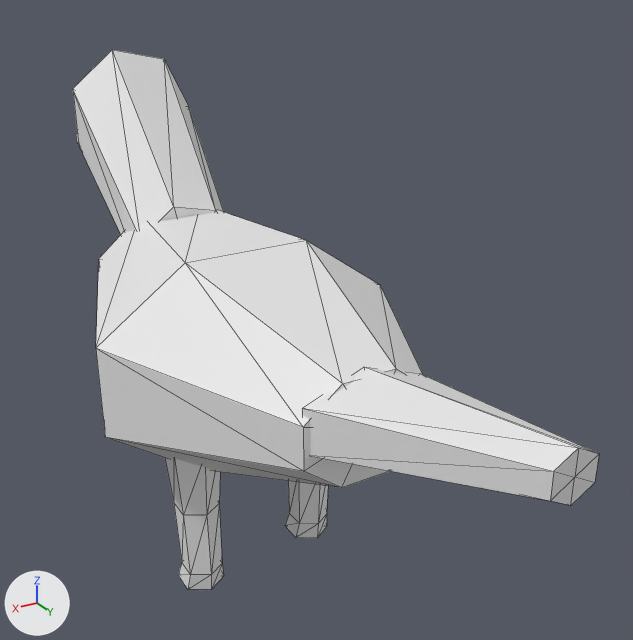
Renders of the OBJ model data/animals/pato/eat/5.obj from each side of a commit.
Before and after are seen from a camera (50 mm lens) standing at (0.339, 0.686, 0.596) and looking at (-0.068, 0.008, 0.257). The lights are fixed; the arrows at lower left show +X, +Y and +Z. The picture after the commit comes second. Mesh edges are drawn as thin lines. Where no turn or scale is listed for an object, it has been applied to the vertices.

Objects in the first picture: 'pato_eat_5'.
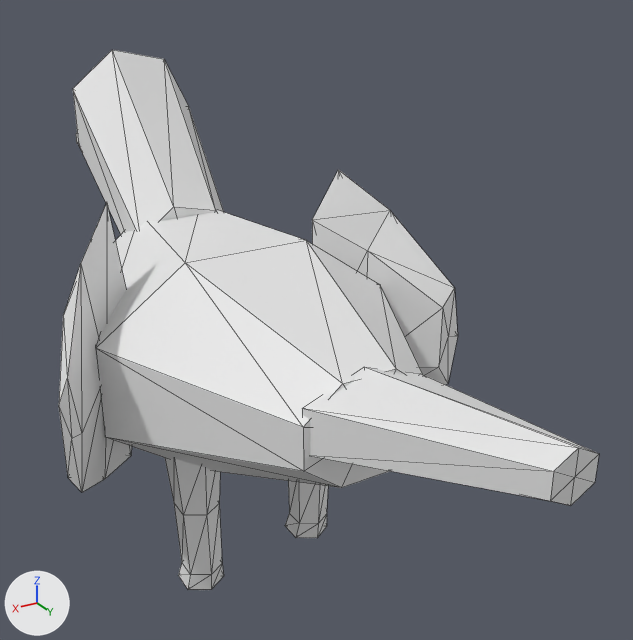
Where the change shows, as pixel boxes [x1, y1, x2, y2] in the pictures (633 x 640 px):
'pato_eat_5', reshaped: before [73, 50, 599, 590]; after [59, 50, 599, 590]
part 1 of me_pato_eat_5, added: after [312, 170, 458, 385]
part 2 of me_pato_eat_5, added: after [59, 202, 132, 492]

The change, as a diff of the scene's bpy script:
```diff
--- a/data/animals/pato/eat/5.obj.py
+++ b/data/animals/pato/eat/5.obj.py
@@ me_pato_eat_5 @@
 # used by ob_pato_eat_5; location = (0.0, 0.0, 0.0)
-me_pato_eat_5.from_pydata(...)  # 122 vertices, 220 faces; spans x -0.149..0.149, y -0.446..0.392, z 0.0..0.49
+me_pato_eat_5.from_pydata(...)  # 156 vertices, 280 faces; spans x -0.202..0.2, y -0.446..0.392, z 0.0..0.49
+# me_pato_eat_5 part 1: a new loose piece of 17 vertices spanning x -0.202..-0.099, y -0.052..0.063, z 0.129..0.388
+# me_pato_eat_5 part 2: a new loose piece of 17 vertices spanning x 0.094..0.2, y -0.053..0.063, z 0.129..0.388
```
